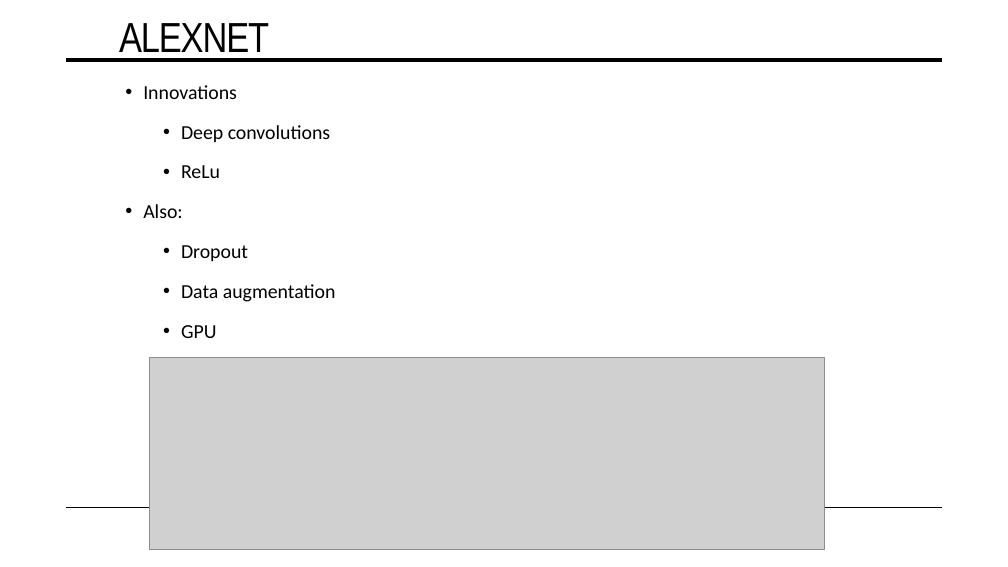
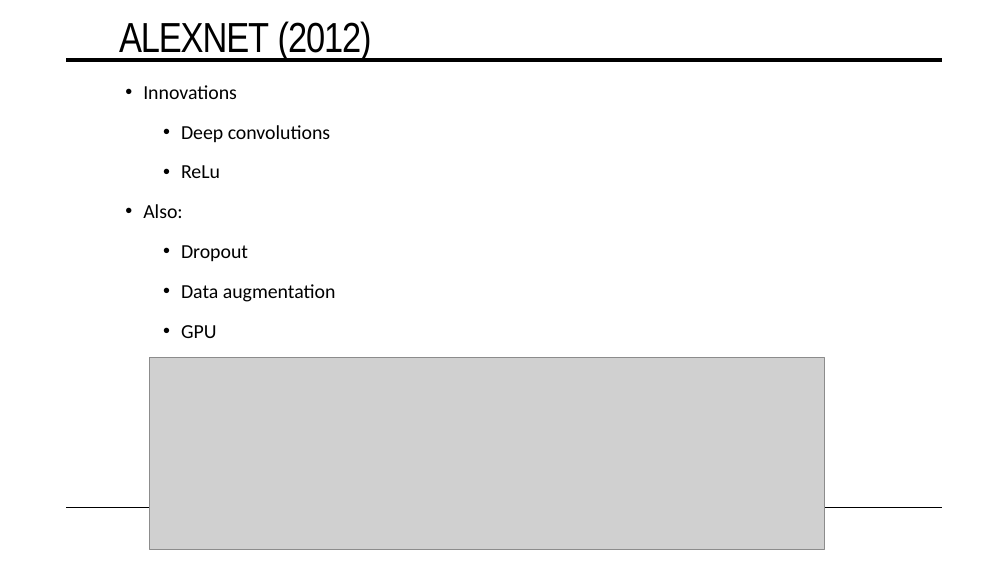
Before and after one commit to rhodes-byu/stat-486, a slide deck: slide 73 of slides/16-cnns.pptx. Drawn at 1008x567 pixels with LibreOffice and Linux fonts; fonts in the diff are those of the drawing; grey boxes stand for pictures. Boxes give left, top, right and bottom in pixels: in the first picture for what was removed or moved away, otherwise in the second. Text is boxed around its words. In the diff, an @@ line names an element or a change of style, - is before the commit and + after.

```diff
--- a/slides/16-cnns.pptx
+++ b/slides/16-cnns.pptx
@@ title at (119,21,372,59): text changed @@
-ALEXNET
+ALEXNET (2012)
```
Also in this commit, not shown: 3 other slides changed, 1 slide added, 1 other file.
